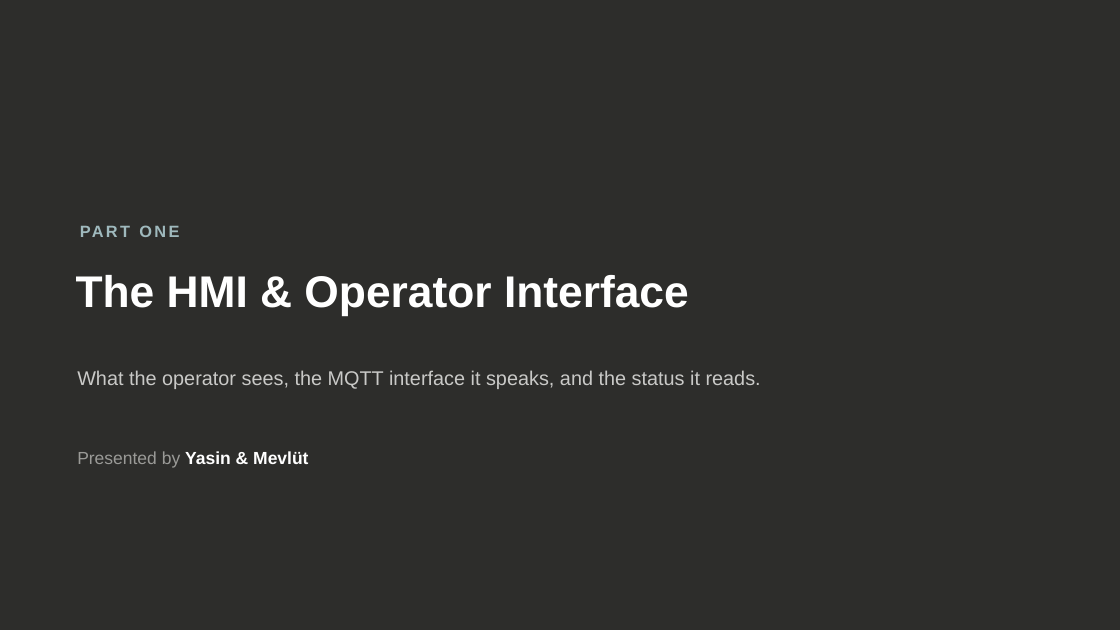
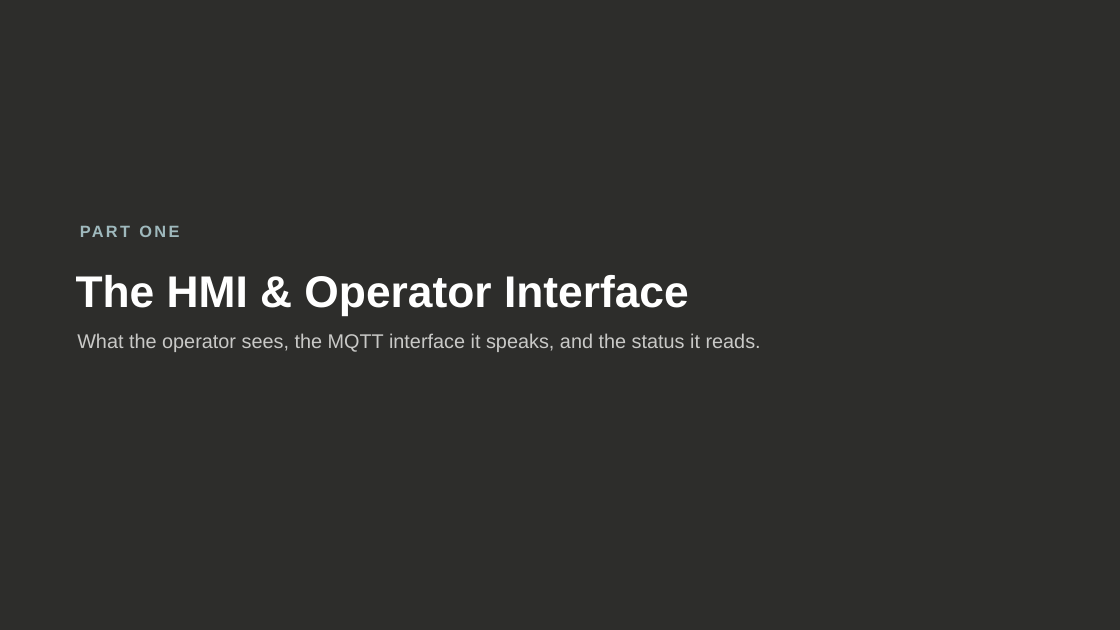
Before and after one commit to LukasRank/SysArch_FinalProjekt, a slide deck: slide 3 of Elevator_Control_Presentation_v4.pptx. Drawn at 1120x630 pixels with LibreOffice and Linux fonts; fonts in the diff are those of the drawing. Boxes give left, top, right and bottom in pixels: in the first picture for what was removed or moved away, otherwise in the second. Text is boxed around its words. In the diff, an @@ line names an element or a change of style, - is before the commit and + after.

```diff
--- a/Elevator_Control_Presentation_v4.pptx
+++ b/Elevator_Control_Presentation_v4.pptx
@@ text "What the operator sees, the ...": place and size @@
-text "What the operator sees, the ..." at box(77, 370, 761, 389)
+text "What the operator sees, the ..." at box(77, 333, 761, 352)
@@ text removed at box(77, 451, 308, 468) @@
-Presented by Yasin & Mevlüt
```
Also in this commit, not shown: 18 other slides changed.
